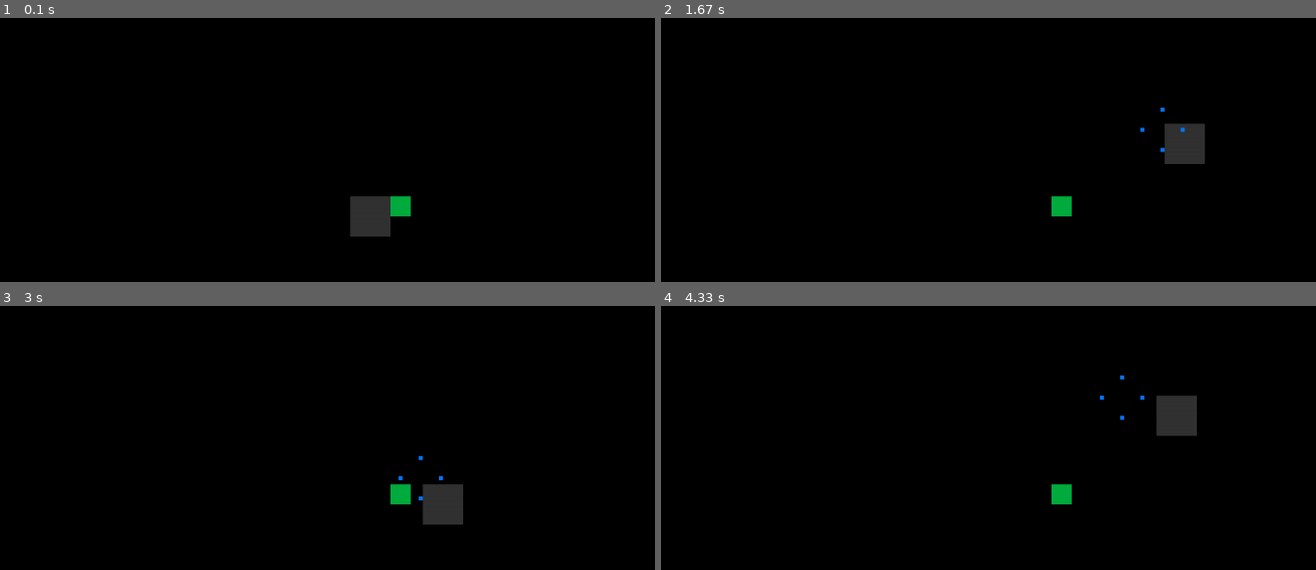
Above: before the commit, frames 1-4 (two rows, left to right).
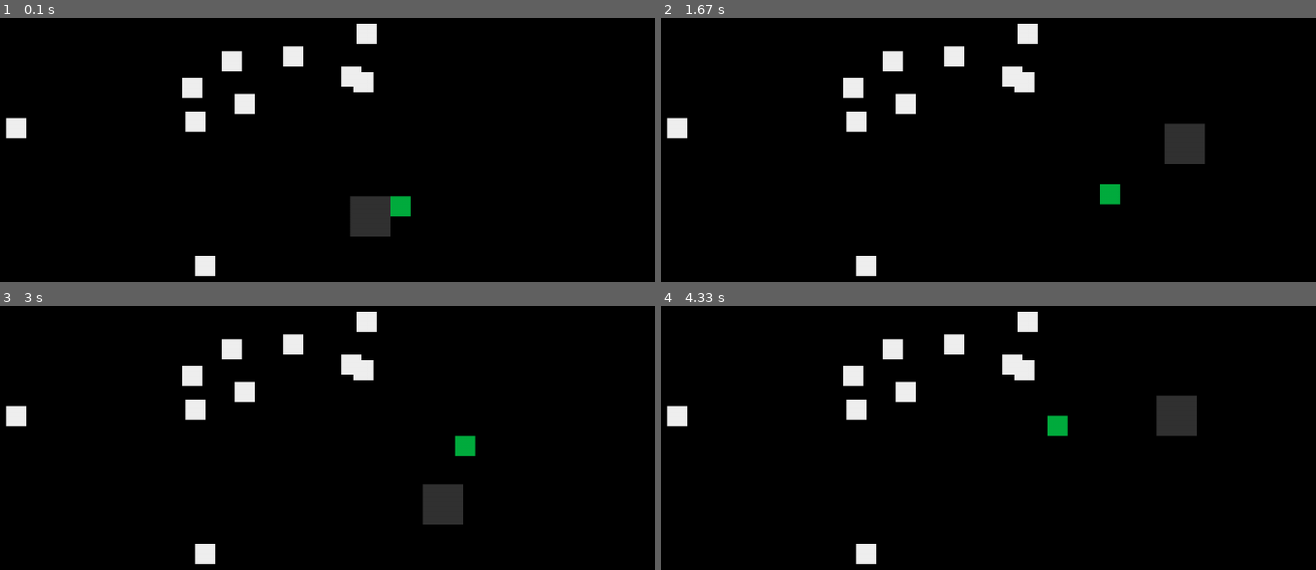
Above: after the commit, the same moments.

Repository: finnstamer/pygameInformatik
Game: pygame game, started from game.py
The game is run twice, just before and just after one commit, with the same random seed, the same clock (stepped at 60 frames per second) and the same inputs.
Inputs:
- Up to frame 1 (0.1 s): no input
- Up to frame 2 (1.67 s): tap Space at 0.33, 0.73, 1.03, 1.23, 1.57 s; hold Right 0.67-1.13 s; hold Up 1.17-1.47 s; hold Right from 1.5 s (still down)
- Up to frame 3 (3 s): tap Space at 1.87, 2.07, 2.37, 2.63, 2.97 s; release Right at 1.97 s; hold Left 2-2.53 s; hold Down 2.57-2.87 s; hold Left from 2.9 s (still down)
- Up to frame 4 (4.33 s): tap Space at 3.27, 3.4, 3.8, 4.1 s; release Left at 3.3 s; hold Up 3.33-3.7 s; hold Right from 3.73 s (still down)

The runs differ from the first frame. In frame 1, 2.4% of the frame differs, in the area x 0-58%, y 2-98%; in frame 2, 3.0%; in frame 3, 3.0%, in the area x 0-73%, y 2-98%; in frame 4, 3.0%.

Commit message:
Removed needed Fix; Removed Vec2;

Diff:
--- a/base/core/Dependencies/CollisionWatcher.py
+++ b/base/core/Dependencies/CollisionWatcher.py
@@ -3,7 +3,6 @@
 from base.core.Event.Events import Events
 from base.object.GameObject import GameObject
 
-# FIXME .unwatch führt zu einer Aufheben des Beobachtens. Zwei Module die auf dieselben Objekte beobachten und eines davon stoppt, unwatched es und macht die Aufgabe des anderen Moduls unmöglich
 # CollisionWatcher beobachtet die Kollision zweier Objekte. Sobald die Kollision stattfindet wird ein von der watch Methode zurückgegebenes Event gefired.
 class CollisionWatcher():
     watchList: Dict[GameObject, List[GameObject]] = {}
@@ -20,7 +19,7 @@
         CollisionWatcher.watchList[obj].append(watch)
 
         Events.subscribe(CollisionWatcher, f"{watch.id}.moved", f"{obj.id}.moved")
-        return f"CollisionWatcher.collision.{obj.id}.{watch.id}"
+        return f"collisionWatcher.collision.{obj.id}.{watch.id}"
 
     def receiveEvent(event: Event):
         if event.isOfType("moved"):
@@ -29,11 +28,16 @@
 
             for obj in watchingObjects:
                 if obj.active and obj.collidesWith(movedObj.rect):
-                    Events.dispatch(f"CollisionWatcher.collision.{obj.id}.{movedObj.id}")
-                    Events.dispatch(f"CollisionWatcher.collision.{movedObj.id}.{obj.id}")
+                    Events.dispatch(f"collisionWatcher.collision.{obj.id}.{movedObj.id}")
+                    Events.dispatch(f"collisionWatcher.collision.{movedObj.id}.{obj.id}")
 
-    def unwatch(obj: GameObject, watch: GameObject):
+    def removeWatcher(obj: GameObject, watch: GameObject):
         if watch in CollisionWatcher.watchList:
             CollisionWatcher.watchList[watch].remove(obj)
             if len(CollisionWatcher.watchList[watch]) == 0:
                 Events.unsubscribe(CollisionWatcher, f"{watch.id}.moved")
+
+
+    def unwatch(obj: GameObject, watch: GameObject):
+        CollisionWatcher.removeWatcher(obj, watch)
+        CollisionWatcher.removeWatcher(watch, obj)
--- a/base/core/Dependencies/NodeGenerator.py
+++ b/base/core/Dependencies/NodeGenerator.py
@@ -86,10 +86,10 @@
 
                 if yMovement is not None:
                     nY.color = (235, 78, 16)
-                    nodes.append(nY)
+                    # nodes.append(nY)
                 if xMovement is not None:
                     nX = Node(xMovement)
                     nX.color = (235, 78, 16)
-                    nodes.append(nX)
+                    # nodes.append(nX)
         nodes = NodeGenerator.nodeFiller(nodes, obj)
         return nodes
--- a/base/geometry/Rectangle.py
+++ b/base/geometry/Rectangle.py
@@ -1,14 +1,12 @@
-from typing import Dict, List
+from typing import List
 from copy import deepcopy
-import pygame
+from pygame import Vector2, Rect
 
-from base.geometry.Vec2 import Vec2
-
-# Eigene Klasse anstatt pygame.Rect, da Rect mir zu wenig wichtige Informationen und Shorthands lieferte.
-# Umwandelung in pygame.Rect und andersherum ist möglich.
+# Eigene Klasse anstatt Rect, da Rect mir zu wenig wichtige Informationen und Shorthands lieferte.
+# Umwandelung in Rect und andersherum ist möglich.
 class Rectangle():
     def __init__(self) -> None:
-        default = pygame.Vector2()
+        default = Vector2()
         self.y = default
         self.x = default
         self.upperLeft = default
@@ -19,27 +17,27 @@
         self.leftLine = 0
         self.center = default
 
-        self.corners: List[pygame.Vector2] = []
+        self.corners: List[Vector2] = []
         self.area = 0
         self.width = 0
         self.height = 0
 
 
     @staticmethod
-    def byRect(rect: pygame.Rect):
-        return Rectangle.get(Vec2.fromTuple(rect.topleft), Vec2.fromTuple(rect.bottomright))
+    def byRect(rect: Rect):
+        return Rectangle.get(Vector2(rect.topleft), Vector2(rect.bottomright))
 
     @staticmethod
-    def get(uL: pygame.Vector2, lR: pygame.Vector2):
+    def get(uL: Vector2, lR: Vector2):
         r = Rectangle()
 
         r.upperLeft = uL
         r.lowerRight = lR
-        r.upperRight = pygame.Vector2(lR.x, uL.y)
-        r.lowerLeft = pygame.Vector2(uL.x, lR.y)
+        r.upperRight = Vector2(lR.x, uL.y)
+        r.lowerLeft = Vector2(uL.x, lR.y)
         r.topLine = r.upperRight.x - r.upperLeft.x
         r.leftLine = r.lowerLeft.y - r.upperLeft.y
-        r.center = pygame.Vector2((r.upperLeft.x + r.upperRight.x) / 2, (r.lowerLeft.y + r.upperLeft.y) / 2)
+        r.center = Vector2((r.upperLeft.x + r.upperRight.x) / 2, (r.lowerLeft.y + r.upperLeft.y) / 2)
         r.corners = [r.upperLeft, r.upperRight, r.lowerRight, r.lowerLeft]
         r.area = r.topLine * r.leftLine
         r.width = lR.x - uL.x
@@ -49,11 +47,11 @@
         return r
 
     def toPyRect(self):
-        return pygame.Rect(self.upperLeft.x, self.upperLeft.y, self.width, self.height)
+        return Rect(self.upperLeft.x, self.upperLeft.y, self.width, self.height)
 
     @staticmethod
-    def byCorner(c: List[pygame.Vector2]):
-        pyRect = pygame.Rect(
+    def byCorner(c: List[Vector2]):
+        pyRect = Rect(
             c[0].x, c[0].y,
             c[1].x - c[0].x,
             c[3].y - c[0].y
@@ -66,7 +64,7 @@
     def onYIntervall(self, y: int):
         return self.upperLeft.y <= y <= self.lowerLeft.y
 
-    def contains(self, vec: pygame.Vector2):
+    def contains(self, vec: Vector2):
         return self.onXIntervall(vec.x) and self.onYIntervall(vec.y)
 
     def copy(self):
--- a/base/geometry/Vec2.py
+++ /dev/null
@@ -1,8 +0,0 @@
-from typing import Tuple
-import pygame
-
-class Vec2():
-
-    @staticmethod
-    def fromTuple(tuple: Tuple[int, int]):
-        return pygame.Vector2(tuple)
--- a/base/object/AI/Routine.py
+++ b/base/object/AI/Routine.py
@@ -33,7 +33,6 @@
             self.pendingAction = None
 
     def isFinished(self):
-        print(len(self.actions))
         return len(self.actions) == 0
 
     def create(self, startState, endState):
--- a/levels.py
+++ b/levels.py
@@ -19,8 +19,8 @@
 #   level = Level(1, *mB.objects)
 
 mB = MapBuilder()
-# for i in range(10):
-    # mB.addObject(Wall(Vector2(randrange(0, 500), randrange(0, 500)), 25, 25))
+for i in range(10):
+    mB.addObject(Wall(Vector2(randrange(0, 500), randrange(0, 500)), 25, 25))
 
 player = Player()
 mB.placeInCenter(player)
--- a/objects/player/Player.py
+++ b/objects/player/Player.py
@@ -42,12 +42,12 @@
             # self.move(self.nextPos())
             self.oldMovement()
 
-            if keys["escape"]:
-                self.routine.create(Factory.get("ekto1").pos, self.pos).start()
+            # if keys["escape"]:
+                # root = PathFinder.nearestNode(self.routine.grid, self.pos)
+                # self.neighborVisualizer.setNodes(list(root.neighborsToList().values())).start()
 
             if keys["space"]:
-                root = PathFinder.nearestNode(self.routine.grid, self.pos)
-                self.neighborVisualizer.setNodes(list(root.neighborsToList().values())).start()
+                self.routine.create(Factory.get("ekto1").pos, self.pos).start()
 
     def nextPos(self) -> pygame.Vector2:
         return {
